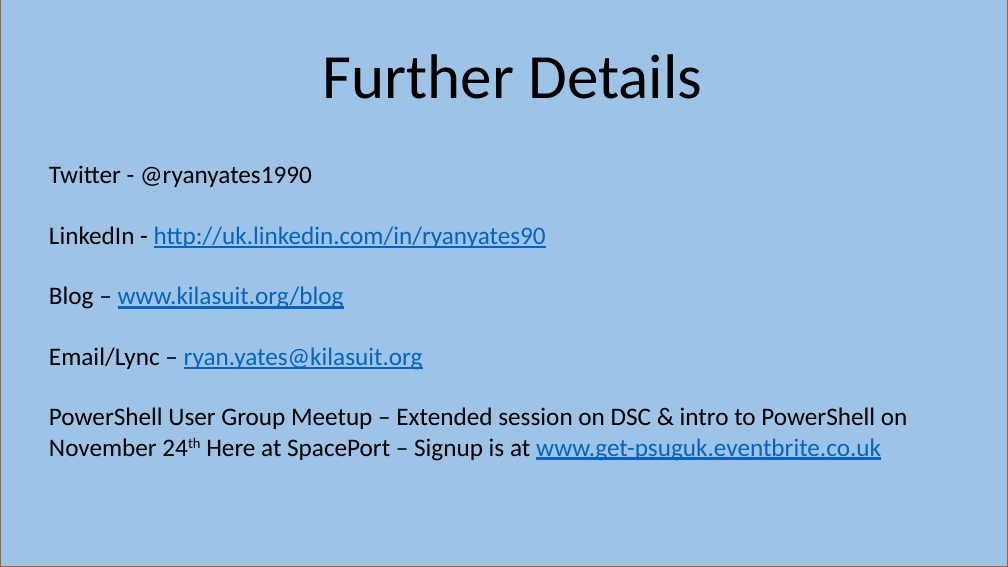
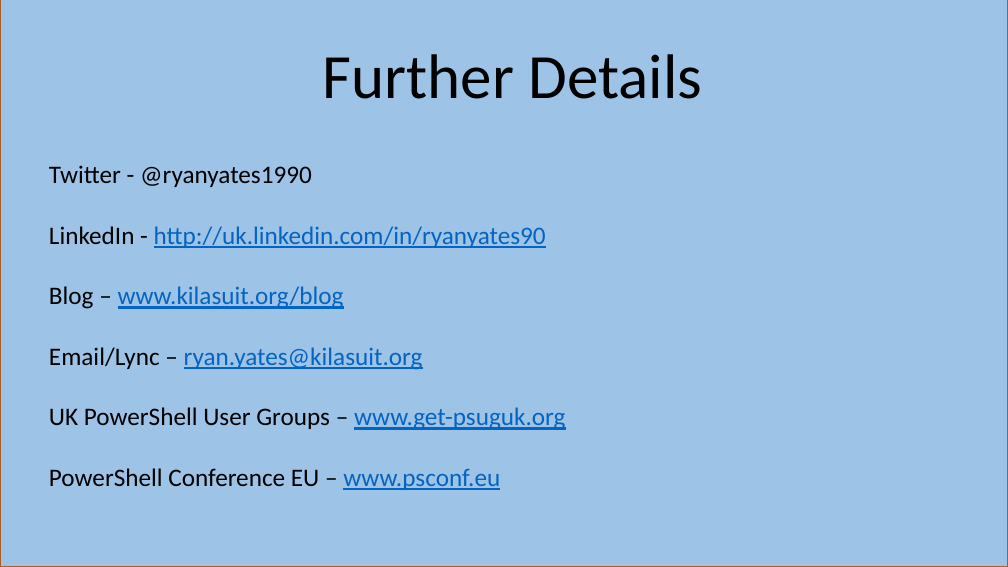
Before and after one commit to kilasuit/Presentations, a slide deck: slide 11 of Intro to DSC/Intro to DSC.pptx (slide 15 before the commit). Drawn at 1008x567 pixels with LibreOffice and Linux fonts; fonts in the diff are those of the drawing. Boxes give left, top, right and bottom in pixels: in the first picture for what was removed or moved away, otherwise in the second. Text is boxed around its words. In the diff, an @@ line names an element or a change of style, - is before the commit and + after.

Commit message:
Slide updates and added the Why I'm a session

```diff
--- a/Intro to DSC/Intro to DSC.pptx
+++ b/Intro to DSC/Intro to DSC.pptx
@@ text at (49, 407, 565, 490): text changed @@
-PowerShell User Group Meetup – Extended session on DSC & intro to PowerShell on November 24th Here at SpacePort – Signup is at www.get-psuguk.eventbrite.co.uk
+UK PowerShell User Groups – www.get-psuguk.org
+PowerShell Conference EU – www.psconf.eu
```
Also in this commit, not shown: 3 other slides changed, 4 slides removed, 4 other files.
